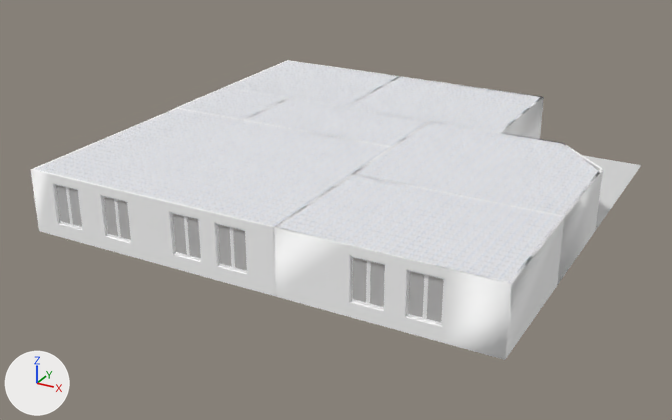
What one commit did to the OBJ model assets/Soma/scenes/Rorstrandsgatan/Rorstrandsgatan.obj.
Camera for both pictures: a camera (50 mm lens) standing at (3152.0, -4129.0, 1491.0) and looking at (1473.0, -1077.0, -34.0). The axes (+X, +Y, +Z) are drawn at lower left. The lights are the same throughout. Where no turn or scale is listed for an object, it has been applied to the vertices.

The first picture shows 'Rorstrandsgatan'.
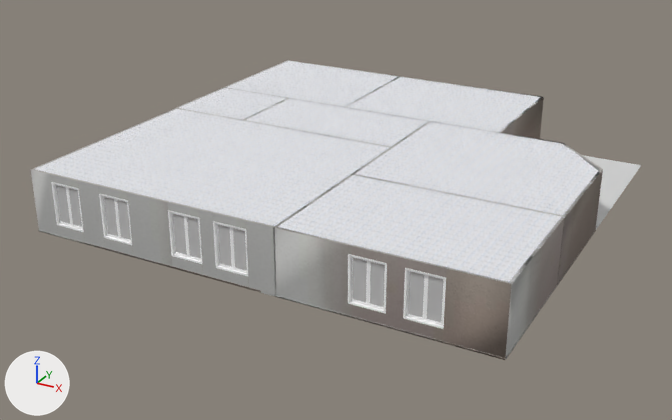
Changed parts and their boxes [x1, y1, x2, y2] in the pictures (672 x 420 px):
'Rorstrandsgatan', surface changed, reshaped: [31, 60, 641, 360] in both
part 1 of me_rorstrandsgatan, added: after [39, 230, 596, 360]
part 2 of me_rorstrandsgatan, surface changed: [31, 97, 603, 358] in both
part 3 of me_rorstrandsgatan, recoloured: [36, 61, 600, 282] in both

What the commit changed:
Picture 'Rorstrandsgatan_room_21_162.jpeg' (img_rorstrandsgatan_room_21_162_jpeg) is new.
Picture 'Rorstrandsgatan_room_21_163.jpeg' (img_rorstrandsgatan_room_21_163_jpeg) is new.
Picture 'Rorstrandsgatan_wall_1_2.jpeg' (img_rorstrandsgatan_wall_1_2_jpeg) is new.
In material 'wall_1_2' (mat_wall_1_2), base_color is no longer (1.0, 1.0, 1.0), white #ffffff.
In material 'wall_1_2' (mat_wall_1_2), texture is now set to img_rorstrandsgatan_wall_1_2_jpeg.
Material 'room_21_162' (mat_room_21_162) is new.
Its texture is img_rorstrandsgatan_room_21_162_jpeg.
Its roughness is 0.968.
Material 'room_21_163' (mat_room_21_163) is new.
Its texture is img_rorstrandsgatan_room_21_163_jpeg.
Its roughness is 0.968.
me_rorstrandsgatan is used by ob_rorstrandsgatan; location (0.0, 0.0, 0.0).
me_rorstrandsgatan had 3589 vertices, 6603 faces and spanned x 623.0..2468.0, y -1863.0..-52.0, z 0.0..250.0.
me_rorstrandsgatan now has 3859 vertices, 7041 faces and spans x 622.0..2469.0, y -1864.0..-52.0, z 0.0..250.0.
me_rorstrandsgatan part 1: 270 vertices added at x 622.0..2469.0, y -1864.0..-54.0, z 0.0..7.0.
me_rorstrandsgatan part 2: 370 kept faces spanning x 623.0..2468.0, y -1863.0..-55.0, z 0.0..250.0 get new texture (UV) coordinates.
me_rorstrandsgatan part 3: 6 faces spanning x 633.0..2468.0, y -1863.0..-55.0, z 250.0 switch from mat_room_21_123 (picture img_rorstrandsgatan_room_21_123_jpeg) to mat_room_21_163 (picture img_rorstrandsgatan_room_21_163_jpeg).
me_rorstrandsgatan no longer uses material mat_room_21_122 (picture img_rorstrandsgatan_room_21_122_jpeg).
me_rorstrandsgatan now uses material mat_room_21_162 (picture img_rorstrandsgatan_room_21_162_jpeg).
